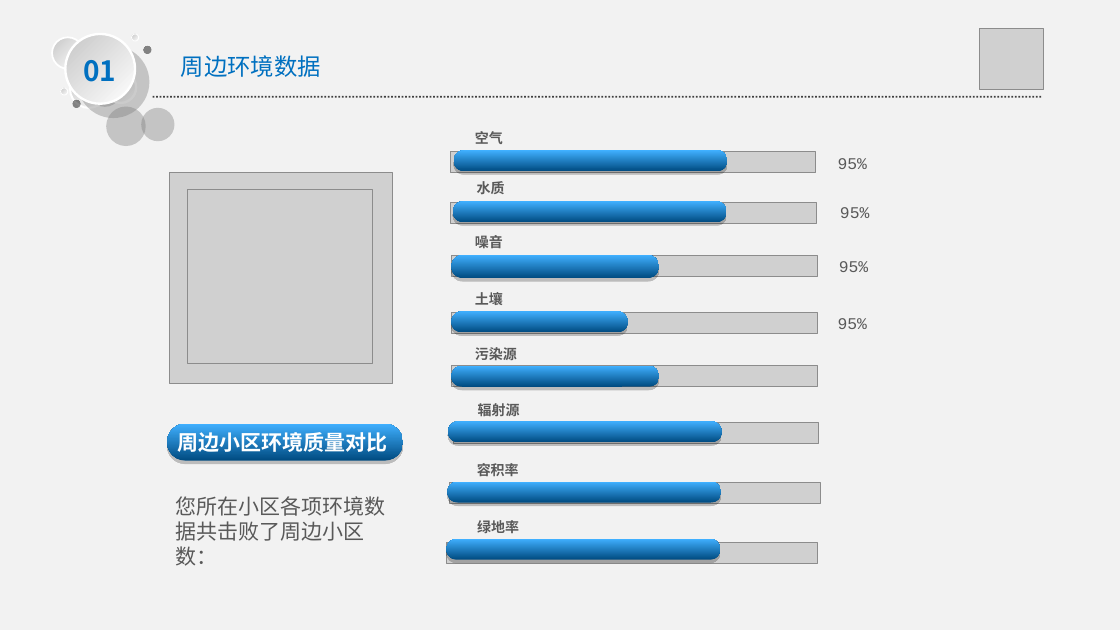
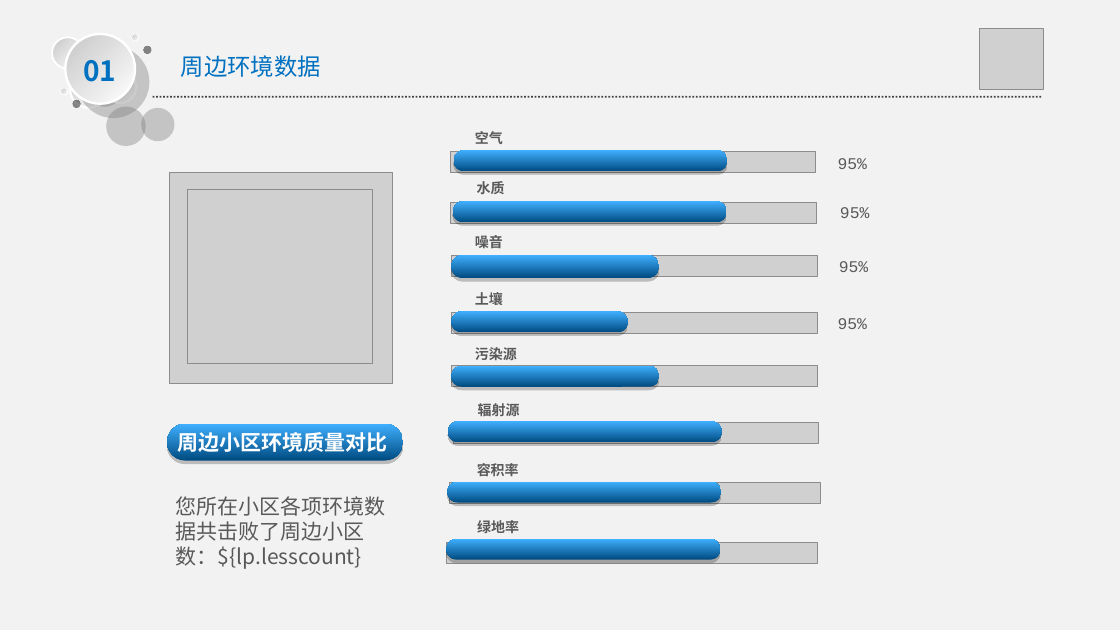
Before and after one commit to PowerYangcl/ddhj, a slide deck: slide 5 of src/main/resource/template/report.ppt. Drawn at 1120x630 pixels with LibreOffice and Linux fonts; fonts in the diff are those of the drawing; grey boxes stand for pictures. Boxes give left, top, right and bottom in pixels: in the first picture for what was removed or moved away, otherwise in the second. Text is boxed around its words. In the diff, an @@ line names an element or a change of style, - is before the commit and + after.

```diff
--- a/src/main/resource/template/report.ppt
+++ b/src/main/resource/template/report.ppt
@@ text at [176,496,386,569]: text changed @@
-您所在小区各项环境数据共击败了周边小区数：
+您所在小区各项环境数据共击败了周边小区数：${lp.lesscount}
```
Also in this commit, not shown: 11 other slides changed, 1 other file.
